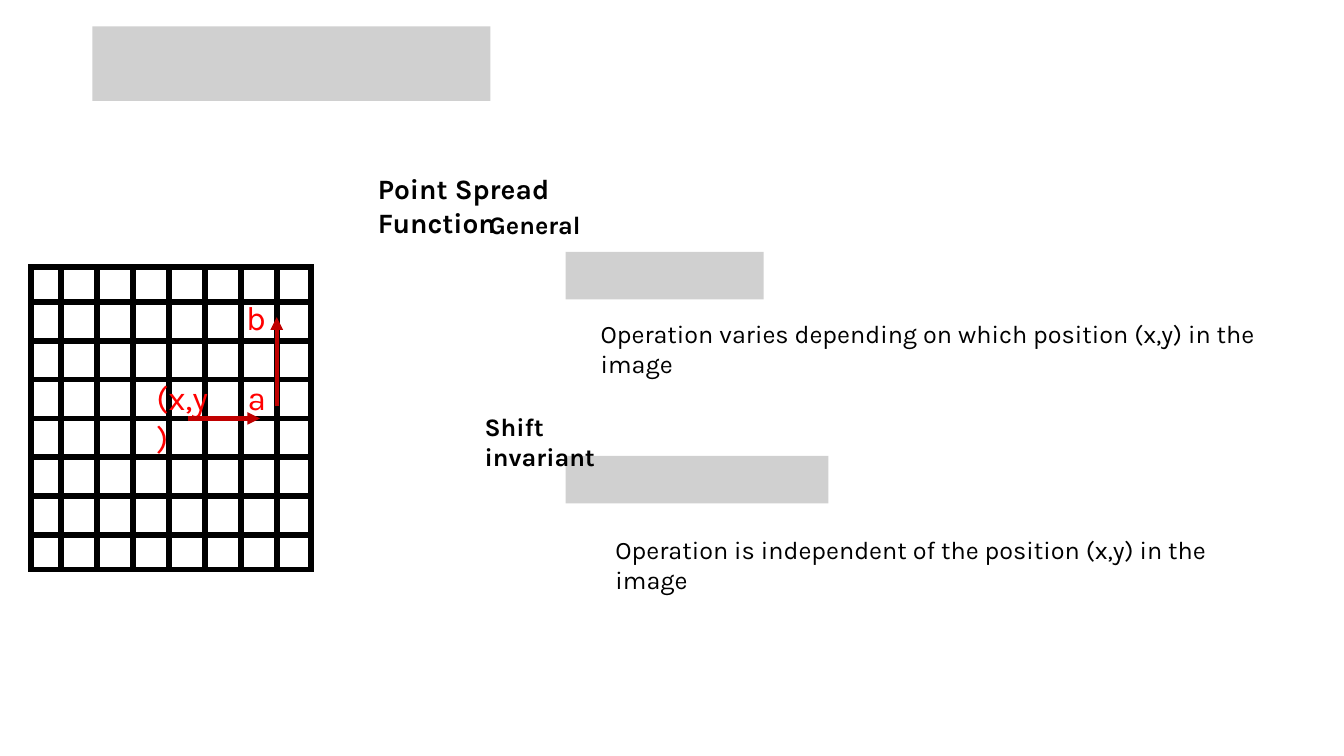
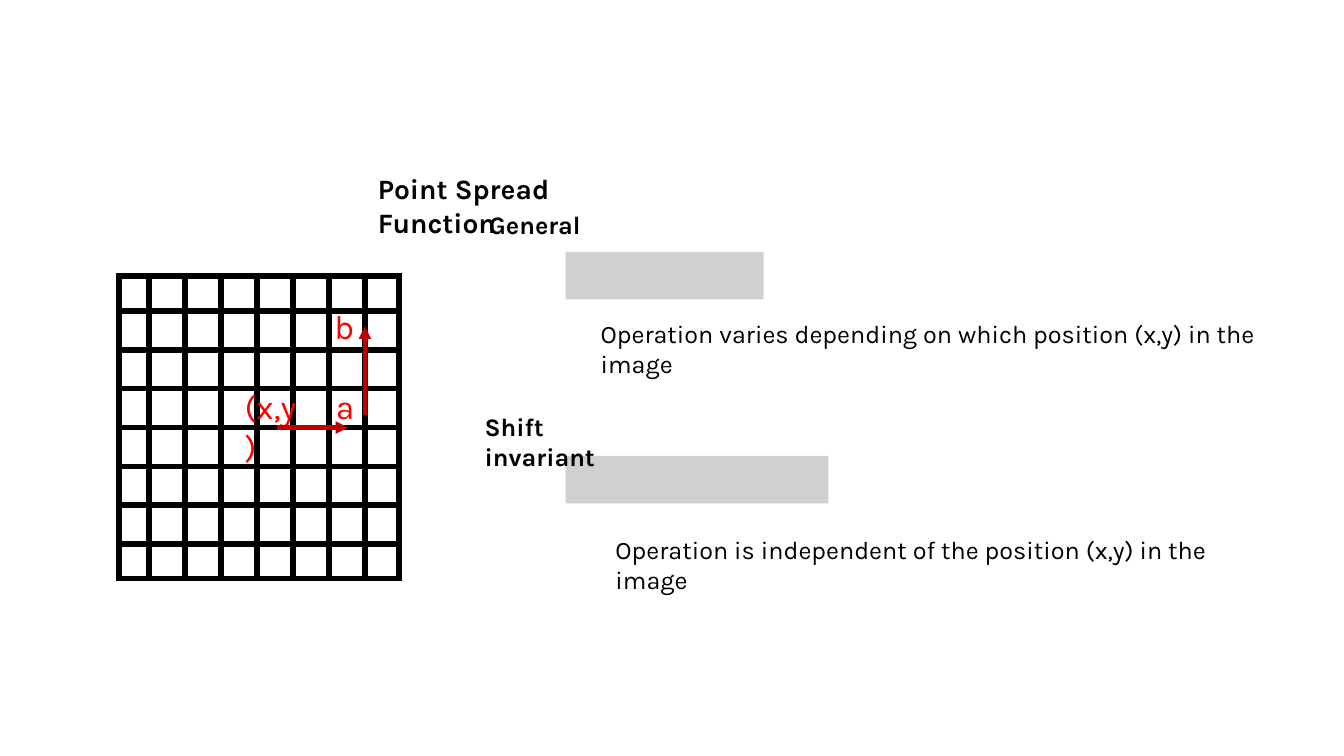
Before and after one commit to SSOE-ECE1390/LecturePowerPoints, a slide deck: slide 9 of ECE1390_Lecture2.pptx (slide 7 before the commit). Drawn at 1344x756 pixels with LibreOffice and Linux fonts; fonts in the diff are those of the drawing; grey boxes stand for pictures. Boxes give left, top, right and bottom in pixels: in the first picture for what was removed or moved away, otherwise in the second. Text is boxed around its words. In the diff, an @@ line names an element or a change of style, - is before the commit and + after.

```diff
--- a/ECE1390_Lecture2.pptx
+++ b/ECE1390_Lecture2.pptx
@@ picture removed at box(93, 26, 491, 101) @@
@@ line moved from (62, 267) - (62, 570) to (149, 276) - (149, 579) @@
@@ 13 lines, 3 texts, 1 rectangle, 1 arrow: place and size @@
-13 lines, 3 texts, 1 rectangle, 1 arrow at box(31, 267, 312, 570)
+13 lines, 3 texts, 1 rectangle, 1 arrow at box(119, 276, 399, 579)
@@ arrow moved from (189, 418) - (260, 418) to (276, 427) - (349, 427) @@
```
Also in this commit, not shown: 14 other slides changed, 4 slides added, 2 other files.
